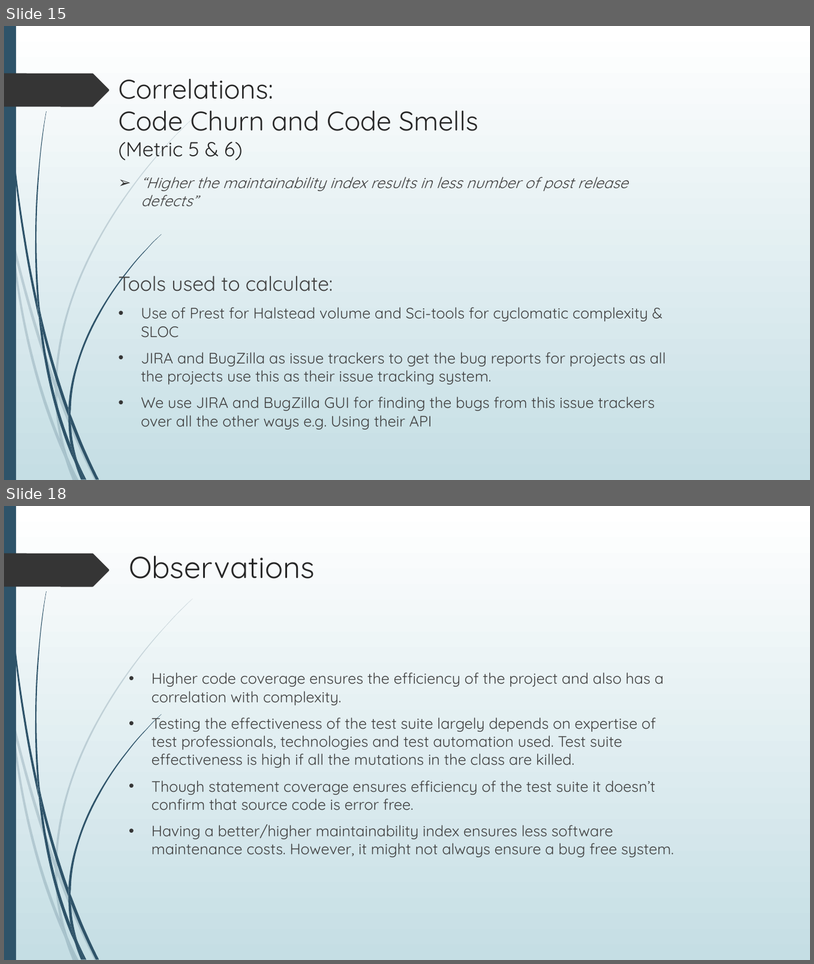
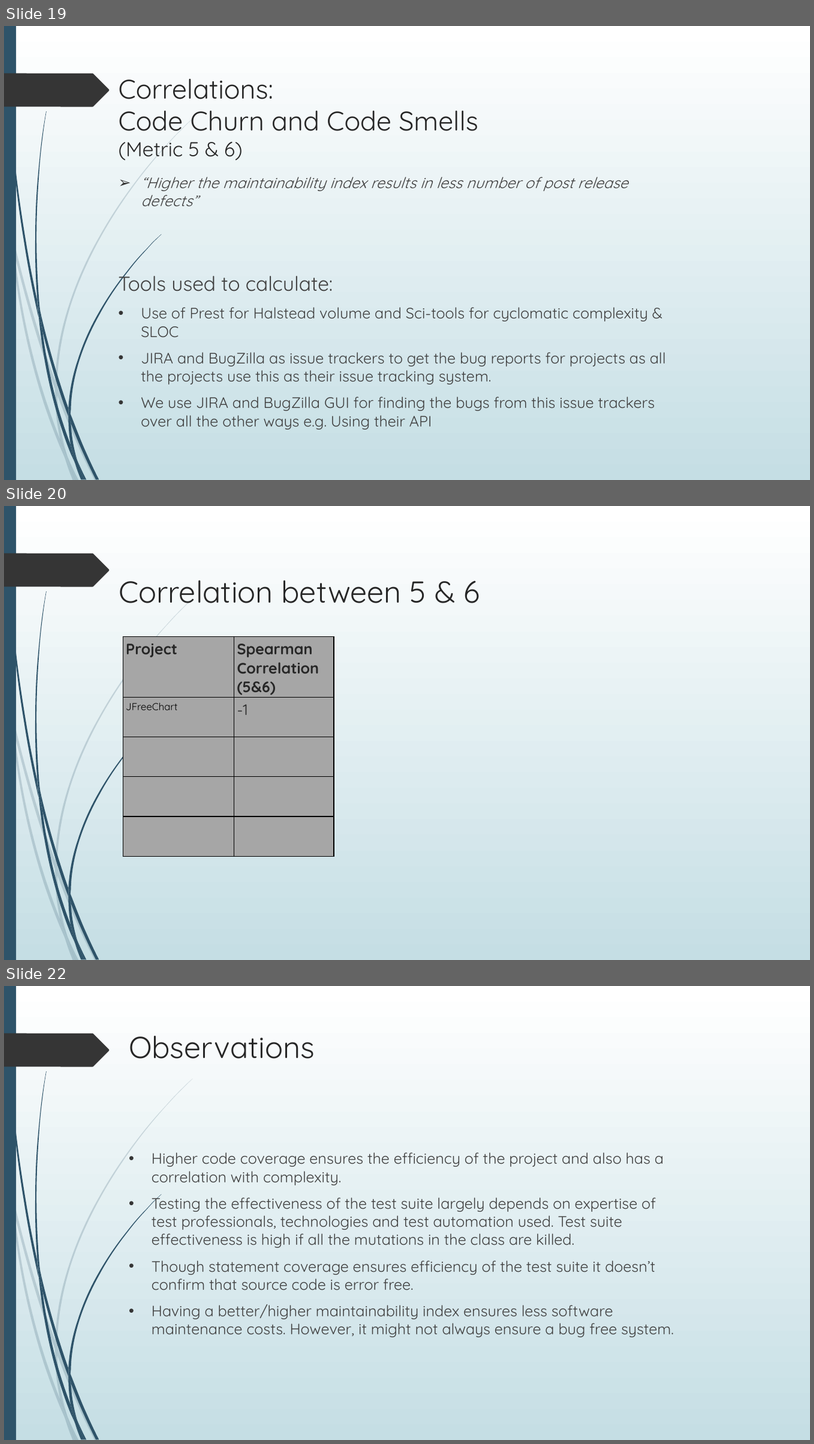
Before and after one commit to Shivamnautiyal20/SOEN6611_Project_Group_C, a slide deck: Documents/TeamC-Project presentation-SOEN 6611 .pptx. Shown one above the other, each under a label of ours: slides 15 and 18 before the commit, slides 19, 20 and 22 after it; the slides between them are not shown. The pictures are 814x964 and 814x1444 pixels, drawn with LibreOffice and Linux fonts; fonts in the diff are those of the drawing. Boxes give left, top, right and bottom in pixels: in the first picture for what was removed or moved away, otherwise in the second. Text is boxed around its words. In the diff, an @@ line names an element or a change of style, - is before the commit and + after.

Commit message:
Updated ppt with JFree chart data

```diff
--- a/Documents/TeamC-Project presentation-SOEN 6611 .pptx
+++ b/Documents/TeamC-Project presentation-SOEN 6611 .pptx
@@ slide 20 added at [4,506,810,960], background gradient #FFFFFF to #C5DEE5; not listed: 24 template elements that a slide beside it also shows @@
@@ text added at [119,580,480,611], 36 pt, text #262626 @@
+Correlation between 5 & 6
@@ table added at [504,613,633,720], 3 rows, 1 columns @@
+
+
+
@@ table added at [123,637,335,856], 5 rows, 2 columns @@
+Project | Spearman Correlation (5&6)
+JFreeChart | -1
+ | 
+ | 
+ | 
@@ what was slide 15 is now slide 19 @@
@@ what was slide 18 is now slide 22 @@
```
Also in this commit, not shown: 3 slides changed, 5 other slides added, 2 slides removed, 3 other files.
